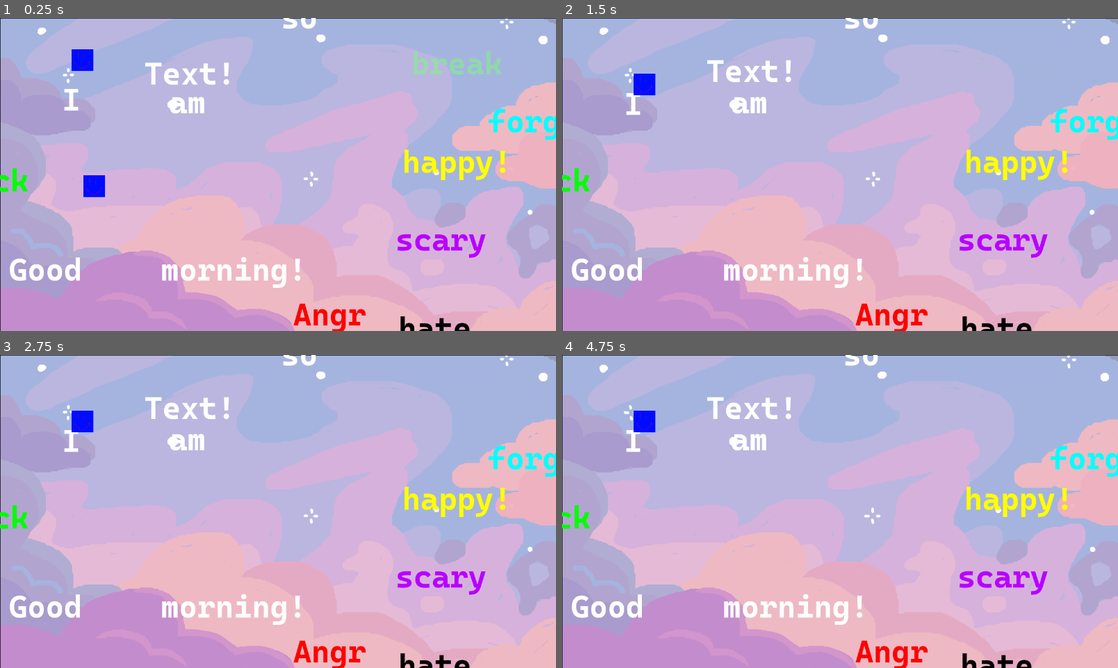
Above: before the commit, frames 1-4 (two rows, left to right).
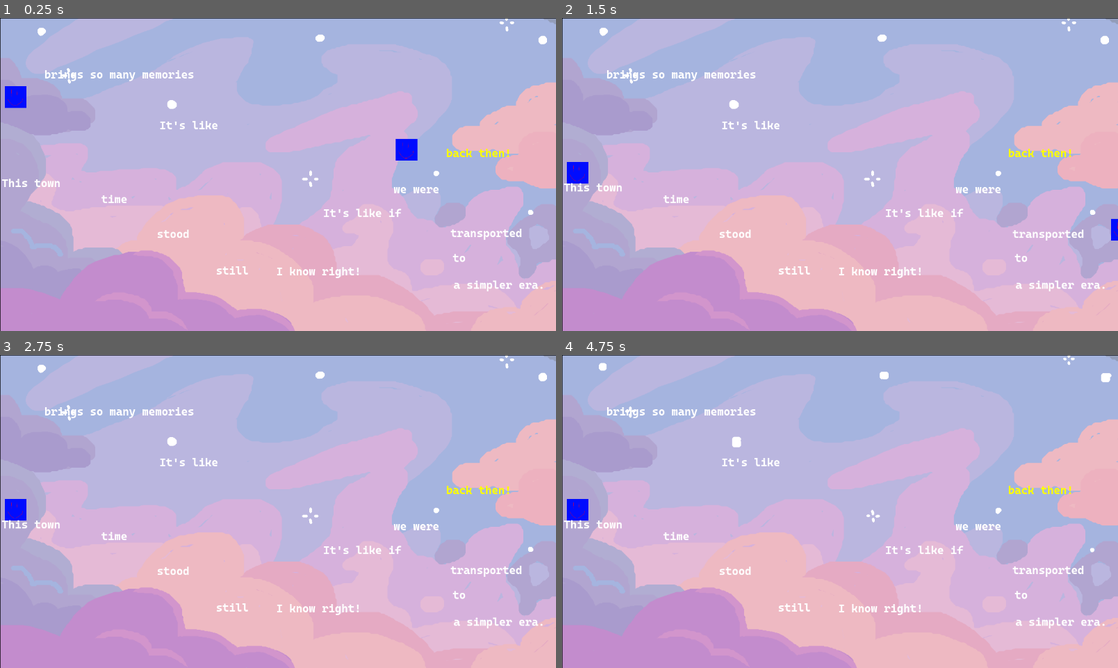
Above: after the commit, the same moments.

Repository: NitroGuy10/Chillennium2023
Game: Godot game, scene res://assets/Objects/Game.tscn
Two runs of this game, one before a commit and one after it. Both use one fixed random seed, a clock stepped at 60 frames per second and the inputs below.
Inputs:
- Up to frame 1 (0.25 s): no input
- Up to frame 2 (1.5 s): hold Right (ui_right) from 0.53 s (still down); tap Shift (dash) at 0.6, 1.35 s; tap Up (ui_up) at 0.77 s
- Up to frame 3 (2.75 s): tap Up (ui_up) at 1.52 s; release Right (ui_right) at 2.03 s; hold Left (ui_left) from 2.03 s (still down); tap Shift (dash) at 2.1 s
- Up to frame 4 (4.75 s): release Left (ui_left) at 2.78 s; hold Right (ui_right) 2.78-4.28 s; tap Shift (dash) at 2.85, 3.6, 4.35 s; tap Up (ui_up) at 3.02, 3.77, 4.52 s; hold Left (ui_left) from 4.28 s (still down)

The runs differ from the first frame. In frame 1, 7.4% of the frame differs, in the area x 0-100%, y 0-100%; in frame 2, 6.4%; in frame 3, 6.3%; in frame 4, 6.4%.

Commit message:
level1 stuff

Diff:
--- /dev/null
+++ b/assets/Levels/Level1.tscn
@@ -0,0 +1,75 @@
+[gd_scene load_steps=5 format=2]
+
+[ext_resource path="res://assets/Objects/Background.tscn" type="PackedScene" id=1]
+[ext_resource path="res://assets/Levels/LevelController.gd" type="Script" id=2]
+[ext_resource path="res://assets/Objects/WordPlatformInteractable.tscn" type="PackedScene" id=3]
+[ext_resource path="res://assets/Objects/Player.tscn" type="PackedScene" id=5]
+
+[node name="Level1" type="Node2D"]
+script = ExtResource( 2 )
+
+[node name="Background" parent="." instance=ExtResource( 1 )]
+frame = 7
+
+[node name="Player" parent="." instance=ExtResource( 5 )]
+position = Vector2( 936, 250 )
+scale = Vector2( 0.5, 0.5 )
+
+[node name="Player2" parent="." instance=ExtResource( 5 )]
+position = Vector2( 36, 129 )
+scale = Vector2( 0.5, 0.5 )
+isPlayer2 = true
+
+[node name="WordPlatformInteractable" parent="." instance=ExtResource( 3 )]
+position = Vector2( 8, 404 )
+textString = "This town"
+
+[node name="WordPlatformInteractable2" parent="." instance=ExtResource( 3 )]
+position = Vector2( 371, 271 )
+textString = "It's like"
+
+[node name="WordPlatformInteractable3" parent="." instance=ExtResource( 3 )]
+position = Vector2( 501, 605 )
+textString = "still"
+
+[node name="WordPlatformInteractable4" parent="." instance=ExtResource( 3 )]
+position = Vector2( 106, 154 )
+textString = "brings so many memories"
+
+[node name="WordPlatformInteractable4" parent="WordPlatformInteractable4" instance=ExtResource( 3 )]
+position = Vector2( 534, 453 )
+textString = "I know right!"
+
+[node name="WordPlatformInteractable5" parent="." instance=ExtResource( 3 )]
+position = Vector2( 365, 521 )
+textString = "stood"
+
+[node name="WordPlatformInteractable6" parent="." instance=ExtResource( 3 )]
+position = Vector2( 237, 441 )
+textString = "time"
+
+[node name="WordPlatformInteractable7" parent="." instance=ExtResource( 3 )]
+position = Vector2( 1031, 335 )
+textString = "back then!"
+enableEmotion = true
+impartHappiness = true
+
+[node name="WordPlatformInteractable8" parent="." instance=ExtResource( 3 )]
+position = Vector2( 748, 473 )
+textString = "It's like if"
+
+[node name="WordPlatformInteractable9" parent="." instance=ExtResource( 3 )]
+position = Vector2( 910, 418 )
+textString = "we were"
+
+[node name="WordPlatformInteractable10" parent="." instance=ExtResource( 3 )]
+position = Vector2( 1041, 519 )
+textString = "transported"
+
+[node name="WordPlatformInteractable11" parent="." instance=ExtResource( 3 )]
+position = Vector2( 1048, 638 )
+textString = "a simpler era."
+
+[node name="WordPlatformInteractable12" parent="." instance=ExtResource( 3 )]
+position = Vector2( 1046, 576 )
+textString = "to"
--- a/assets/Levels/Test_Level.tscn
+++ b/assets/Levels/Test_Level.tscn
@@ -11,7 +11,7 @@
 script = ExtResource( 6 )
 
 [node name="Background" parent="." instance=ExtResource( 3 )]
-frame = 18
+frame = 25
 
 [node name="WordPlatformInteractable" parent="." instance=ExtResource( 4 )]
 position = Vector2( 147, 186 )
--- a/assets/Objects/Background.tscn
+++ b/assets/Objects/Background.tscn
@@ -41,6 +41,6 @@
 position = Vector2( 640.111, 360.25 )
 scale = Vector2( 0.666204, 0.666204 )
 frames = SubResource( 1 )
-frame = 19
+frame = 13
 playing = true
 script = ExtResource( 28 )
--- a/assets/Objects/Game.tscn
+++ b/assets/Objects/Game.tscn
@@ -1,6 +1,6 @@
 [gd_scene load_steps=4 format=2]
 
-[ext_resource path="res://assets/Levels/Test_Level.tscn" type="PackedScene" id=1]
+[ext_resource path="res://assets/Levels/Level1.tscn" type="PackedScene" id=1]
 [ext_resource path="res://assets/Music/cutesy.mp3" type="AudioStream" id=2]
 [ext_resource path="res://assets/Objects/Game.gd" type="Script" id=3]
 
@@ -9,7 +9,7 @@
 
 [node name="Level" type="Node2D" parent="."]
 
-[node name="Test_Level" parent="Level" instance=ExtResource( 1 )]
+[node name="Level1" parent="Level" instance=ExtResource( 1 )]
 
 [node name="AudioStreamPlayer" type="AudioStreamPlayer" parent="."]
 stream = ExtResource( 2 )
--- a/assets/Objects/WordPlatformInteractableStaticBody2D.gd
+++ b/assets/Objects/WordPlatformInteractableStaticBody2D.gd
@@ -45,14 +45,14 @@
 	richTextLabel.text = root.textString
 	textBounds = richTextLabel.get_font("normal_font").get_string_size(richTextLabel.text) / 2
 	$CollisionShape2D.scale.x = textBounds.x
-	$CollisionShape2D.scale.y = 20
-	$CollisionShape2D.position = Vector2(textBounds.x, textBounds.y - 30)
+	$CollisionShape2D.scale.y = 5
+	$CollisionShape2D.position = Vector2(textBounds.x, textBounds.y - 40)
 	get_parent().get_node("StaticBody2D/CollisionShape2D").scale.x = textBounds.x
-	get_parent().get_node("StaticBody2D/CollisionShape2D").scale.y = 20
+	get_parent().get_node("StaticBody2D/CollisionShape2D").scale.y = 8
 	get_parent().get_node("StaticBody2D/CollisionShape2D").position.x = textBounds.x
-	get_parent().get_node("StaticBody2D/CollisionShape2D").position.y = 15
+	get_parent().get_node("StaticBody2D/CollisionShape2D").position.y = -12
 	get_parent().get_node("VisibleArea/CollisionShape2D").position.x = textBounds.x
-	get_parent().get_node("StaticBody2D/CollisionShape2D").position.y = 15
+	get_parent().get_node("VisibleArea/CollisionShape2D").position.y = -12
 
 
 
--- a/assets/Objects/WordPlatformText.tscn
+++ b/assets/Objects/WordPlatformText.tscn
@@ -3,7 +3,7 @@
 [ext_resource path="res://assets/Fonts/CascadiaMono-Bold.ttf" type="DynamicFontData" id=1]
 
 [sub_resource type="DynamicFont" id=1]
-size = 72
+size = 26
 font_data = ExtResource( 1 )
 
 [node name="WordPlatformText" type="Node2D"]
